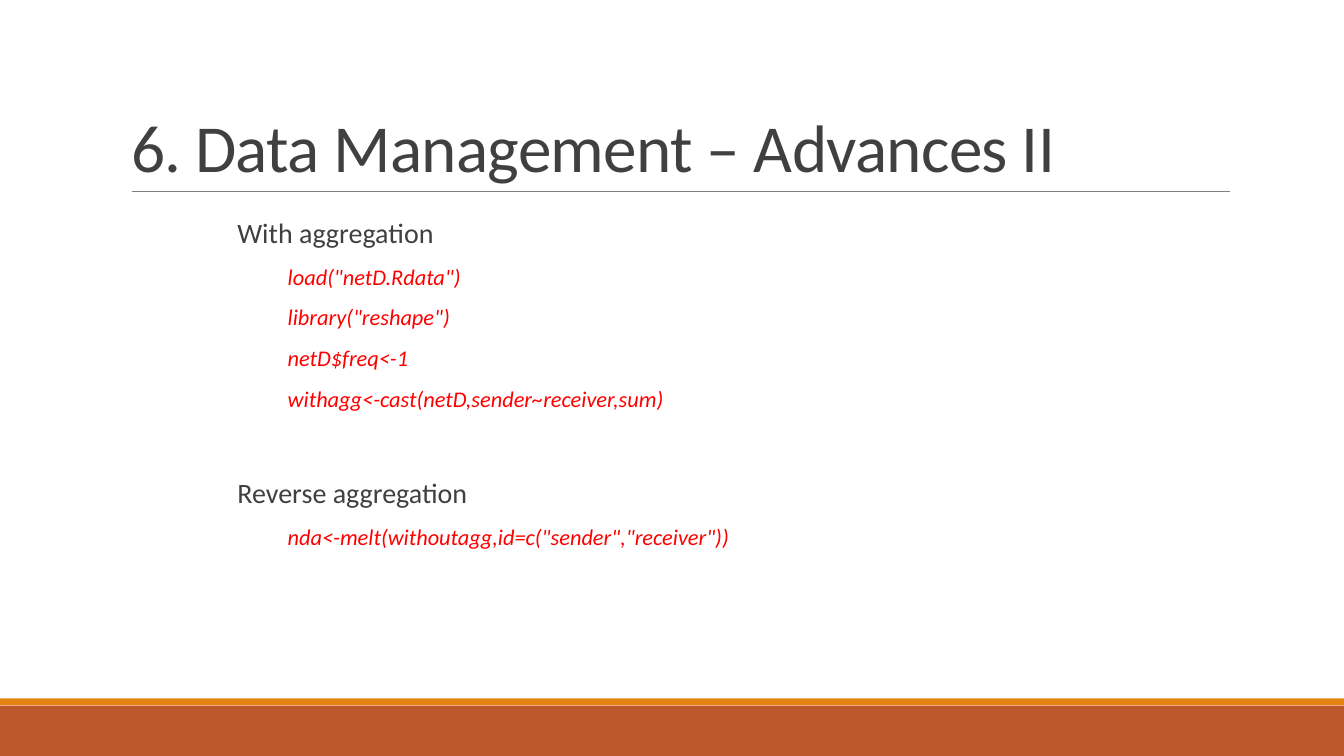
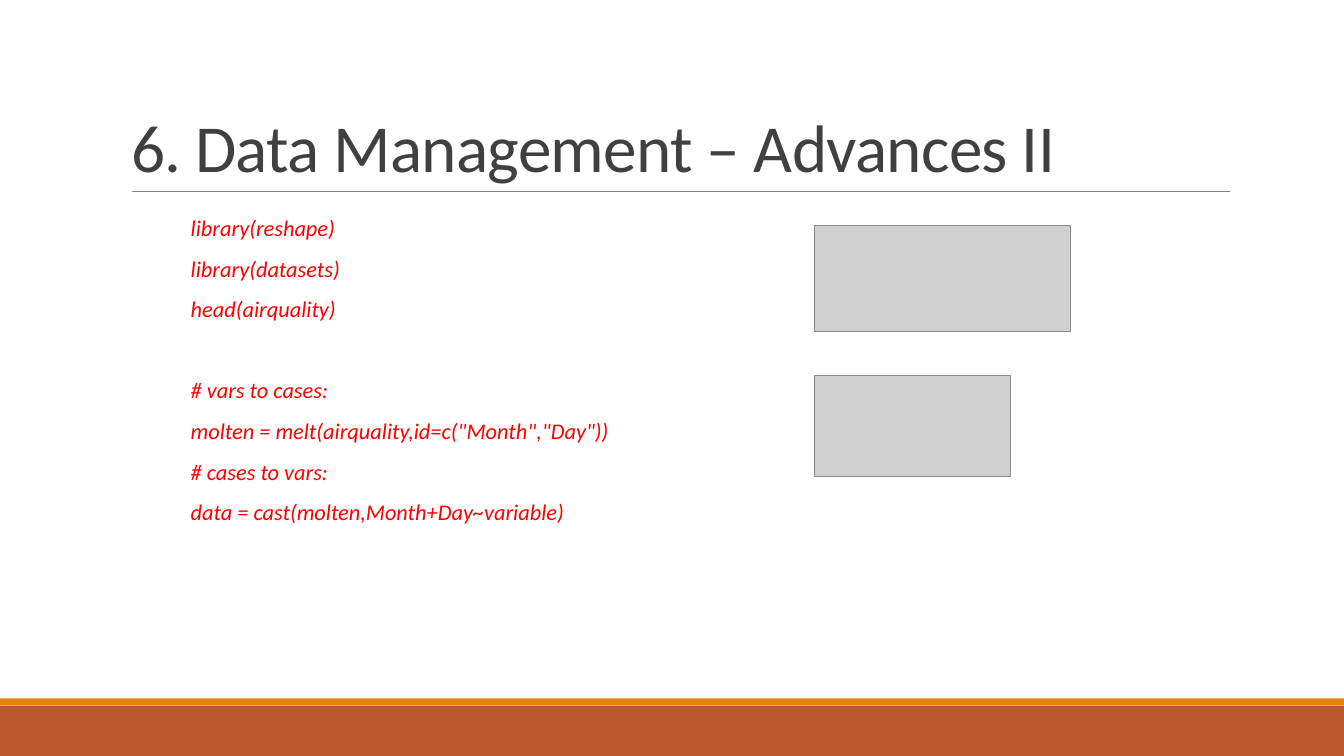
Before and after one commit to rainfireliang/COMM6320_IntroductionR, a slide deck: slide 30 of Introduction to R Programming and Data Analysis.pptx. Drawn at 1344x756 pixels with LibreOffice and Linux fonts; fonts in the diff are those of the drawing; grey boxes stand for pictures. Boxes give left, top, right and bottom in pixels: in the first picture for what was removed or moved away, otherwise in the second. Text is boxed around its words. In the diff, an @@ line names an element or a change of style, - is before the commit and + after.

```diff
--- a/Introduction to R Programming and Data Analysis.pptx
+++ b/Introduction to R Programming and Data Analysis.pptx
@@ text at (191, 220, 609, 524): text changed @@
-  With aggregation
-load("netD.Rdata")
-library("reshape")
-netD$freq<-1
-withagg<-cast(netD,sender~receiver,sum)
-  Reverse aggregation
-nda<-melt(withoutagg,id=c("sender","receiver"))
+  library(reshape)
+  library(datasets)
+  head(airquality)
+  # vars to cases:
+  molten = melt(airquality,id=c("Month","Day"))
+  # cases to vars:
+  data = cast(molten,Month+Day~variable)
@@ picture added at (815, 226, 1071, 332) @@
@@ picture added at (815, 375, 1010, 477) @@
```
Also in this commit, not shown: 3 other slides changed.
